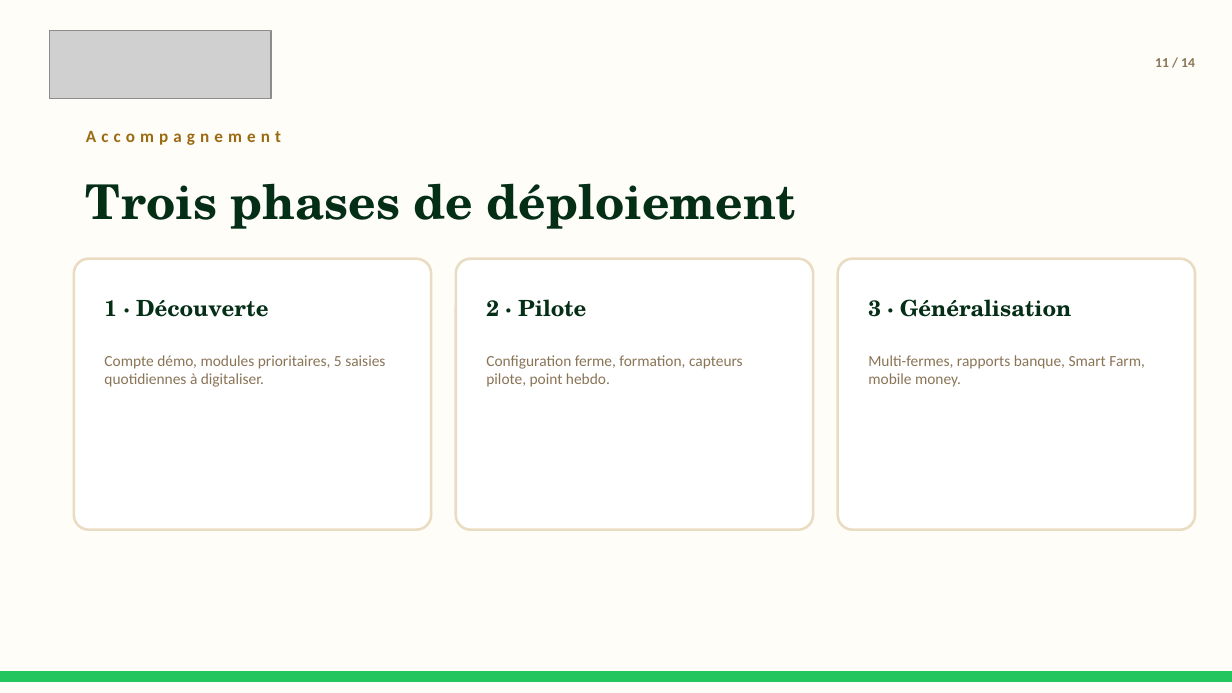
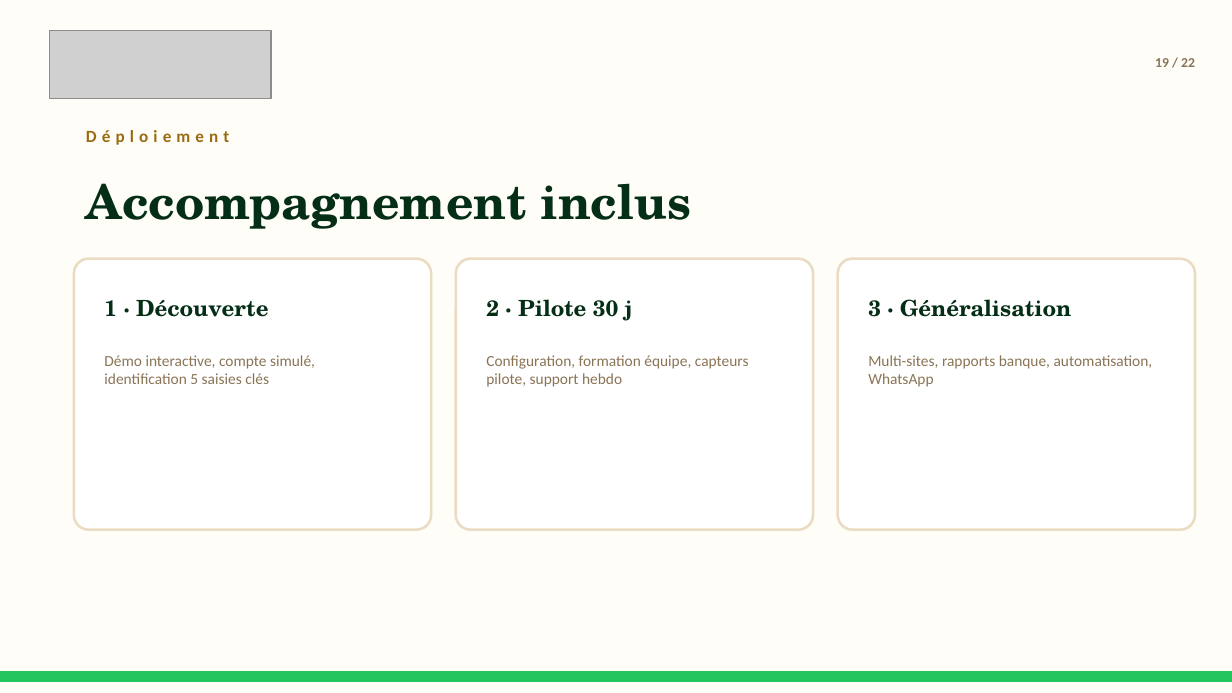
Before and after one commit to PENDATHIAW/horizon-farm, a slide deck: slide 19 of docs/pitch/PITCH_HORIZON_FARM.pptx (slide 11 before the commit). Drawn at 1232x693 pixels with LibreOffice and Linux fonts; fonts in the diff are those of the drawing; grey boxes stand for pictures. Boxes give left, top, right and bottom in pixels: in the first picture for what was removed or moved away, otherwise in the second. Text is boxed around its words. In the diff, an @@ line names an element or a change of style, - is before the commit and + after.

```diff
--- a/docs/pitch/PITCH_HORIZON_FARM.pptx
+++ b/docs/pitch/PITCH_HORIZON_FARM.pptx
@@ text at (x1=1155, y1=58, x2=1195, y2=67): text changed @@
-11 / 14
+19 / 22
@@ text at (x1=86, y1=130, x2=229, y2=145): text changed @@
-Accompagnement
+Déploiement
@@ text at (x1=86, y1=183, x2=691, y2=229): text changed @@
-Trois phases de déploiement
+Accompagnement inclus
@@ text at (x1=486, y1=299, x2=633, y2=321): text changed @@
-2 · Pilote
+2 · Pilote 30 j
@@ text at (x1=104, y1=355, x2=315, y2=384): text changed @@
-Compte démo, modules prioritaires, 5 saisies quotidiennes à digitaliser.
+Démo interactive, compte simulé, identification 5 saisies clés
@@ text at (x1=486, y1=355, x2=749, y2=387): text changed @@
-Configuration ferme, formation, capteurs pilote, point hebdo.
+Configuration, formation équipe, capteurs pilote, support hebdo
@@ text at (x1=868, y1=355, x2=1153, y2=387): text changed @@
-Multi-fermes, rapports banque, Smart Farm, mobile money.
+Multi-sites, rapports banque, automatisation, WhatsApp
```
Also in this commit, not shown: 13 other slides changed, 8 slides added, 14 other files.
